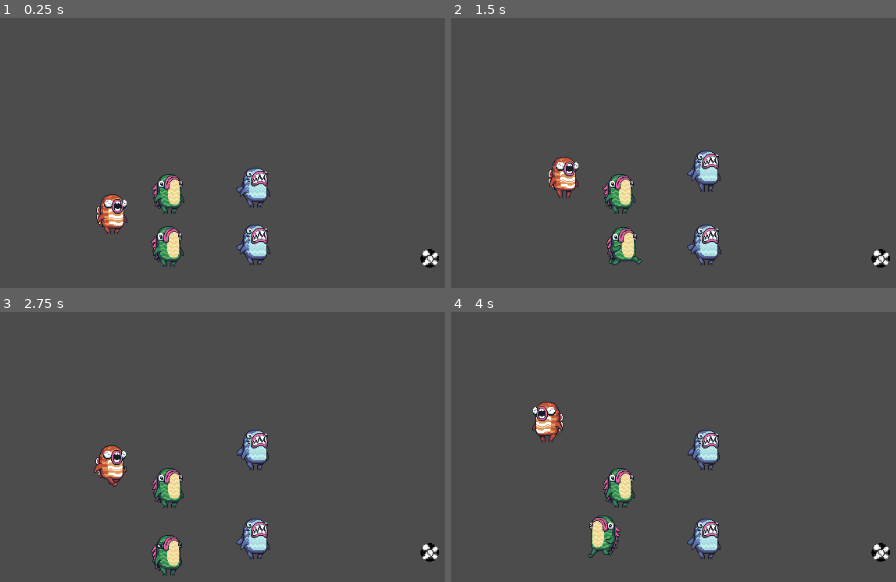
Above: before the commit, frames 1-4 (two rows, left to right).
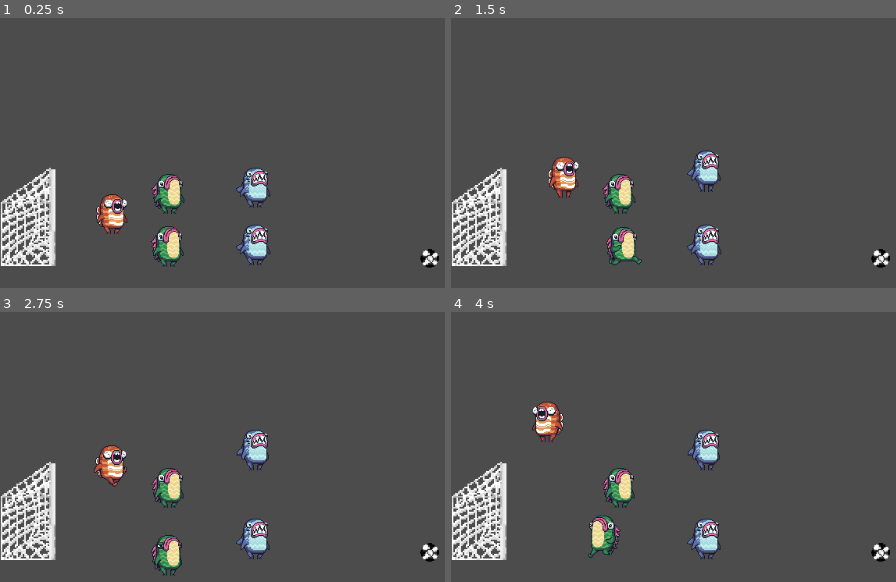
Above: after the commit, the same moments.

Repository: fishfolk/ballsy
Game: Godot game, scene res://GameScene/Game.tscn
Two runs of this game, one before a commit and one after it. Both use one fixed random seed, a clock stepped at 60 frames per second and the inputs below.
Inputs:
- Up to frame 1 (0.25 s): no input
- Up to frame 2 (1.5 s): hold W (vertical_up) 0.53-1.28 s; tap Q (change_defensive) at 0.6 s; tap E (change_offensive) at 0.8, 1.35 s; hold S (vertical_down) from 1.28 s (still down)
- Up to frame 3 (2.75 s): tap Q (change_defensive) at 1.55, 2.1 s; release S (vertical_down) at 2.03 s; hold W (vertical_up) from 2.03 s (still down); tap E (change_offensive) at 2.3 s
- Up to frame 4 (4 s): tap E (change_offensive) at 2.85, 3.8 s; tap Q (change_defensive) at 3.05 s; release W (vertical_up) at 3.53 s; hold A (horizontal_left) from 3.53 s (still down); tap D (horizontal_rigth) at 3.6 s

The runs differ from the first frame. In frame 1, 3.0% of the frame differs, in the area x 0-13%, y 55-92%; in frame 2, 3.0%; in frame 3, 3.0%; in frame 4, 3.0%.

Commit message:
Working in goal

Diff:
--- /dev/null
+++ b/Proyect/AutoLoads/Signals.gd
@@ -0,0 +1,15 @@
+extends Node
+
+
+signal add_goal(team)
+
+
+# Called when the node enters the scene tree for the first time.
+func _ready():
+
+	pass # Replace with function body.
+
+
+# Called every frame. 'delta' is the elapsed time since the previous frame.
+#func _process(delta):
+#	pass
--- a/Proyect/Ball/Ball.tscn
+++ b/Proyect/Ball/Ball.tscn
@@ -26,7 +26,6 @@
 
 [node name="CollisionShape2D" type="CollisionShape2D" parent="."]
 shape = SubResource( 1 )
-disabled = true
 
 [node name="Sprite" type="Sprite" parent="CollisionShape2D"]
 scale = Vector2( 1.5, 1.5 )
--- a/Proyect/Characters/MainCharacter.tscn
+++ b/Proyect/Characters/MainCharacter.tscn
@@ -74,7 +74,7 @@
 texture = ExtResource( 3 )
 hframes = 16
 vframes = 8
-frame = 11
+frame = 1
 
 [node name="CollisionShape2D" type="CollisionShape2D" parent="."]
 position = Vector2( 0, -0.5 )
--- a/Proyect/GameScene/Game.gd
+++ b/Proyect/GameScene/Game.gd
@@ -1,7 +1,17 @@
 extends Node2D
+
+class_name Game
 
 var players = []
 var ball
+
+var score_board:Vector2 = Vector2(0,0)
+
+func on_add_goal(team):
+
+	if(team < 2):
+		score_board.x += 1
+	else: score_board.y += 1
 
 var current_player:int
 
@@ -13,6 +23,9 @@
 	current_player = id
 
 func _ready():
+# warning-ignore:return_value_discarded
+	Signals.connect("add_goal",self,"on_add_goal")
+
 	current_player = 0
 	players = [
 		$YSort/Juanito_el_portero ,
@@ -24,6 +37,7 @@
 	players[current_player].is_controlled = true
 	pass # Replace with function body.
 
+# warning-ignore:unused_argument
 func _process(delta):
 	_check_change_player()
 	pass
@@ -35,7 +49,7 @@
 	not_change_pressed = not_change_pressed and not Input.is_action_just_pressed("change_offensive")
 	if  not_change_pressed :
 		return
-	var f:int = current_player +  Input.get_axis("change_defensive","change_offensive")
+	var f:int = current_player +  int(Input.get_axis("change_defensive","change_offensive"))
 	if f < 0 :
 		f = len(players)-1
 	f = f % len(players)
--- a/Proyect/GameScene/Game.tscn
+++ b/Proyect/GameScene/Game.tscn
@@ -6,6 +6,7 @@
 [ext_resource path="res://GameScene/Game.gd" type="Script" id=4]
 [ext_resource path="res://Characters/Striker/Striker.tscn" type="PackedScene" id=5]
 [ext_resource path="res://Characters/Defender/Defender.tscn" type="PackedScene" id=6]
+[ext_resource path="res://Goal/Goal.tscn" type="PackedScene" id=7]
 
 [sub_resource type="TileSet" id=1]
 1/name = "Ground Metal.png 1"
@@ -56,3 +57,6 @@
 
 [node name="javier_el_delantero" parent="YSort" instance=ExtResource( 5 )]
 position = Vector2( 327, 305 )
+
+[node name="Goal" parent="YSort" instance=ExtResource( 7 )]
+position = Vector2( 34, 277 )
--- /dev/null
+++ b/Proyect/Goal/Goal.gd
@@ -0,0 +1,16 @@
+extends Node2D
+
+class_name Goal
+
+export var teamowner:int = 1
+
+# Called when the node enters the scene tree for the first time.
+func _ready():
+	pass # Replace with function body.
+
+
+
+
+func _on_Area2D_body_entered(body):
+	if body.name != "Ball": return
+#	emit_signal("add_goal", teamowner)
--- /dev/null
+++ b/Proyect/Goal/Goal.tscn
@@ -0,0 +1,22 @@
+[gd_scene load_steps=4 format=2]
+
+[ext_resource path="res://Sprites/football goal.png" type="Texture" id=1]
+[ext_resource path="res://Goal/Goal.gd" type="Script" id=2]
+
+[sub_resource type="RectangleShape2D" id=1]
+extents = Vector2( 32, 40 )
+
+[node name="Goal" type="Node2D"]
+script = ExtResource( 2 )
+
+[node name="Sprite" type="Sprite" parent="."]
+position = Vector2( 21, -21 )
+scale = Vector2( 2, 2 )
+texture = ExtResource( 1 )
+
+[node name="Area2D" type="Area2D" parent="."]
+
+[node name="CollisionShape2D" type="CollisionShape2D" parent="Area2D"]
+shape = SubResource( 1 )
+
+[connection signal="body_entered" from="Area2D" to="." method="_on_Area2D_body_entered"]
--- a/Proyect/project.godot
+++ b/Proyect/project.godot
@@ -14,6 +14,16 @@
 "language": "GDScript",
 "path": "res://Ball/Ball.gd"
 }, {
+"base": "Node2D",
+"class": "Game",
+"language": "GDScript",
+"path": "res://GameScene/Game.gd"
+}, {
+"base": "Node2D",
+"class": "Goal",
+"language": "GDScript",
+"path": "res://Goal/Goal.gd"
+}, {
 "base": "KinematicBody2D",
 "class": "MainCharacter",
 "language": "GDScript",
@@ -21,6 +31,8 @@
 } ]
 _global_script_class_icons={
 "Ball": "",
+"Game": "",
+"Goal": "",
 "MainCharacter": ""
 }
 
@@ -29,6 +41,10 @@
 config/name="Just Another Futball"
 run/main_scene="res://GameScene/Game.tscn"
 config/icon="res://icon.png"
+
+[autoload]
+
+Signals="*res://AutoLoads/Signals.gd"
 
 [input]
 
Not shown: 1 places in Proyect/GameScene/Game.tscn that only renumber resources
Binary file added: Proyect/Sprites/football goal.png
Not shown, added: Proyect/Sprites/football goal.png.import
Not shown, changed: changelog.md
